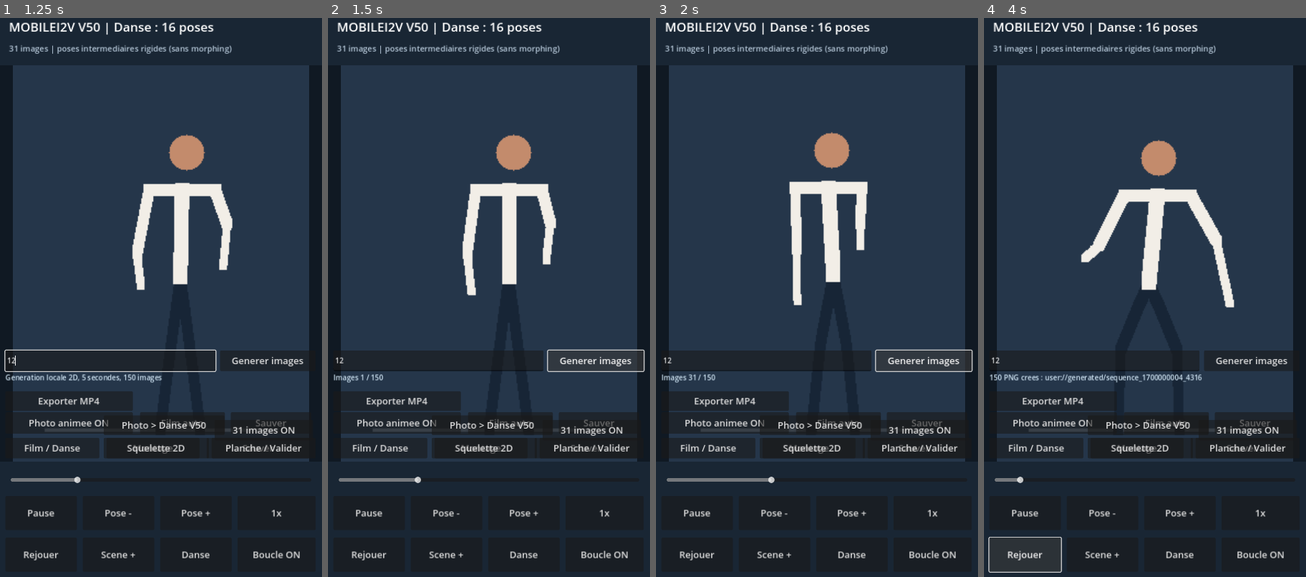
Above: before the commit, frames 1-4 (left to right).
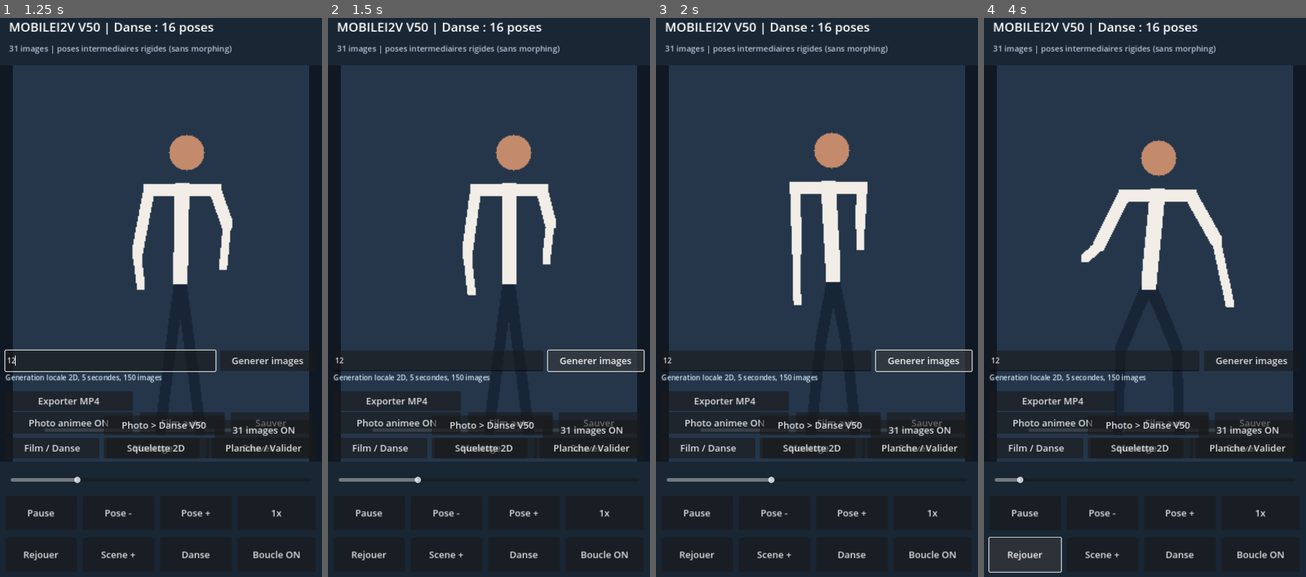
Above: after the commit, the same moments.

Repository: ericjamesempere-stack/MobileI2V-Xiaomi-
Game: Godot game, scene res://scenes/main.tscn
Two runs of this game, one before a commit and one after it. Both use one fixed random seed, a clock stepped at 60 frames per second and the inputs below.
Inputs (mouse positions are in pixels of both pictures, inside the frame that each line leads up to):
- Up to frame 1 (1.25 s): click (109, 358) at 0.52 s; type "12" at 0.6 s
- Up to frame 2 (1.5 s): click "Generer images" at 1.25 s
- Up to frame 3 (2 s): no input
- Up to frame 4 (4 s): click "Rejouer" at 2 s; click "Rejouer" at 2.75 s; click "Rejouer" at 3.5 s

Frame 1 is identical in both runs. In frame 2, 0.3% of the frame differs, in the area x 1-51%, y 63-66%; in frame 3, 0.3%; in frame 4, 0.5%, in the area x 1-68%, y 63-66%.
Error after the commit: Parse Error: Cannot infer the type of "rig" variable because the value doesn't have a set type. (res://scripts/frame_generator.gd:47)

Commit message:
Fix GDScript static typing of generator and articulated rig

Diff:
--- a/scripts/frame_generator.gd
+++ b/scripts/frame_generator.gd
@@ -20,7 +20,7 @@
         return ""
     busy = true
     var count := ceili(duration * FPS)
-    var directory := "user://generated/sequence_%d_%d" % [Time.get_unix_time_from_system(), Time.get_ticks_msec()]
+    var directory := "user://generated/sequence_%d_%d" % [int(Time.get_unix_time_from_system()), Time.get_ticks_msec()]
     var error := DirAccess.make_dir_recursive_absolute(ProjectSettings.globalize_path(directory))
     if error != OK:
         busy = false
@@ -44,8 +44,7 @@
     background.color = Color("101923")
     background.size = Vector2(SIZE)
     viewport.add_child(background)
-    var rig := Control.new()
-    rig.set_script(load("res://scripts/rig_character.gd"))
+    var rig := load("res://scripts/rig_character.gd").new()
     rig.position = Vector2(0, 170)
     rig.size = Vector2(720, 900)
     viewport.add_child(rig)
